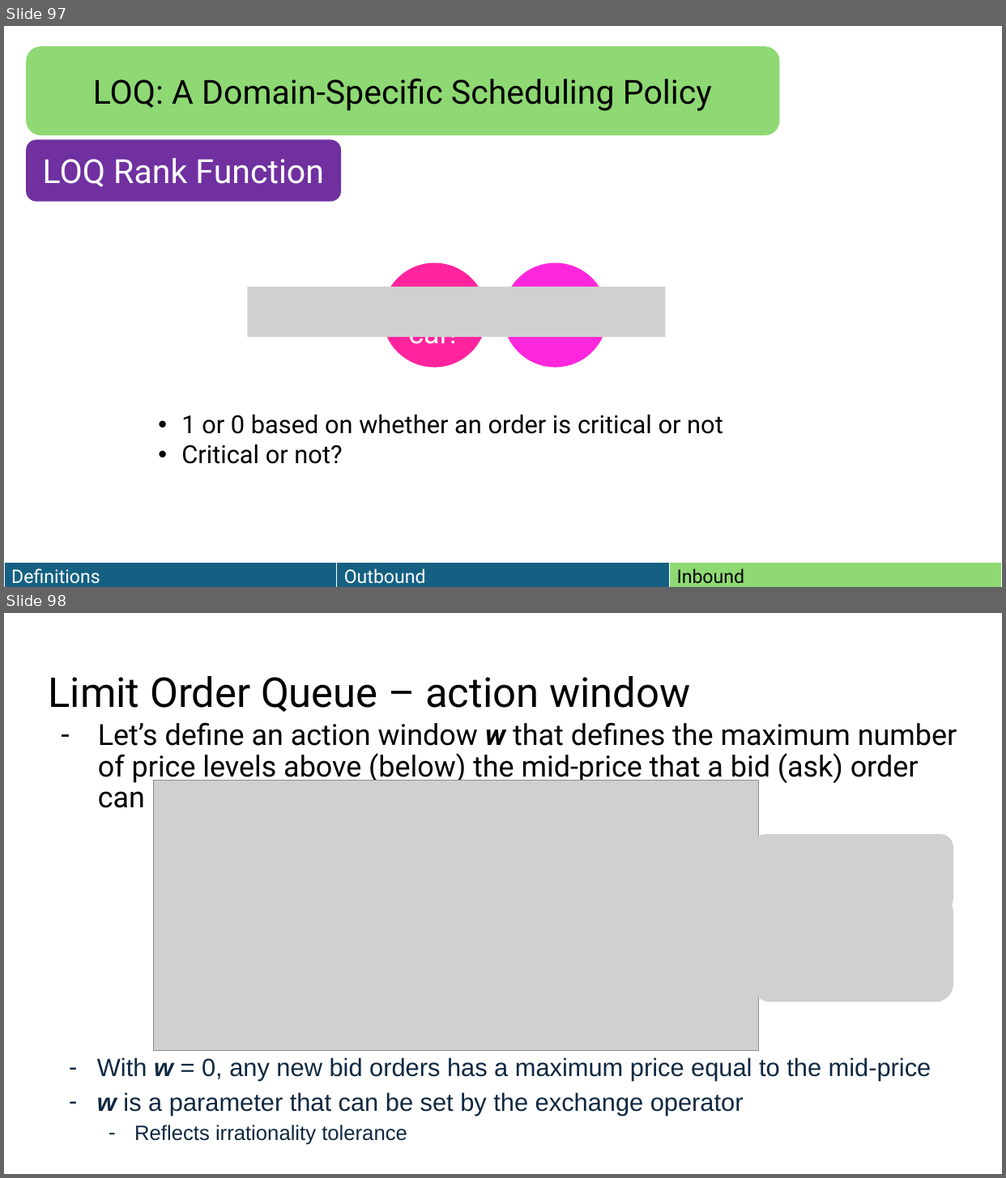
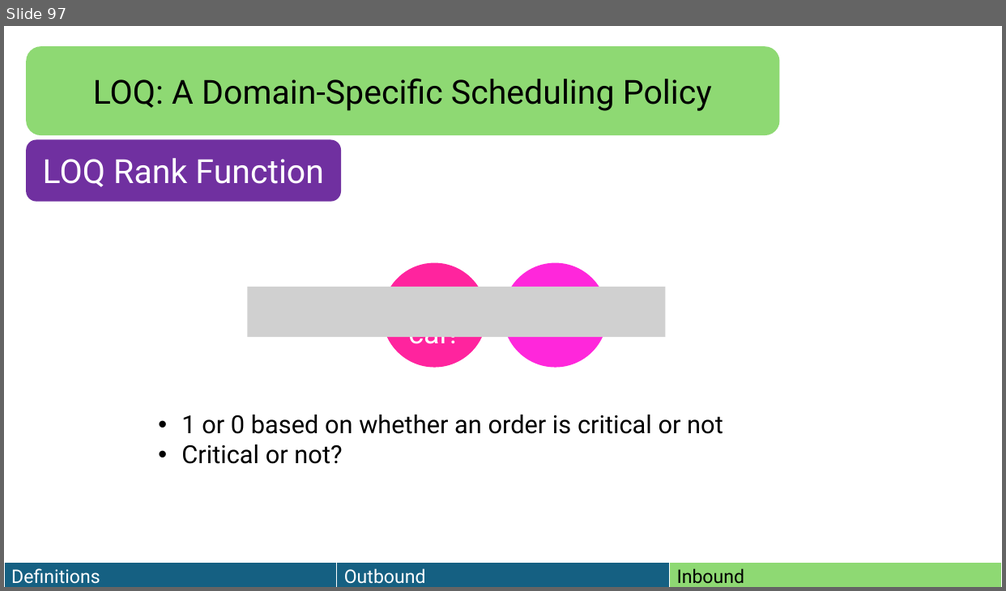
Before and after one commit to HaseebLUMS/Onyx-Presentation, a slide deck: thesis-latency-fairness.pptx. Shown one above the other, each under a label of ours: slides 97 and 98 before the commit, slide 97 after it. The pictures are 1006x1178 and 1006x591 pixels, drawn with LibreOffice and Linux fonts; fonts in the diff are those of the drawing; grey boxes stand for pictures. Boxes give left, top, right and bottom in pixels: in the first picture for what was removed or moved away, otherwise in the second. Text is boxed around its words. In the diff, an @@ line names an element or a change of style, - is before the commit and + after.

```diff
--- a/thesis-latency-fairness.pptx
+++ b/thesis-latency-fairness.pptx
@@ slide 98 removed at [4,613,1002,1174], background #FFFFFF @@
@@ title removed at [48,676,690,712] @@
-Limit Order Queue – action window
@@ text removed at [98,722,957,815] @@
-– Let’s define an action window w that defines the maximum number of price levels above (below) the mid-price that a bid (ask) order can belong to
@@ picture removed at [153,780,759,1050] @@
@@ picture removed at [752,835,953,913] @@
@@ picture removed at [752,894,953,1003] @@
@@ text removed at [97,1058,931,1145] @@
-– With w = 0, any new bid orders has a maximum price equal to the mid-price
-– w is a parameter that can be set by the exchange operator
-  – Reflects irrationality tolerance
```
Also in this commit, not shown: 1 slide changed, 1 slide added.
